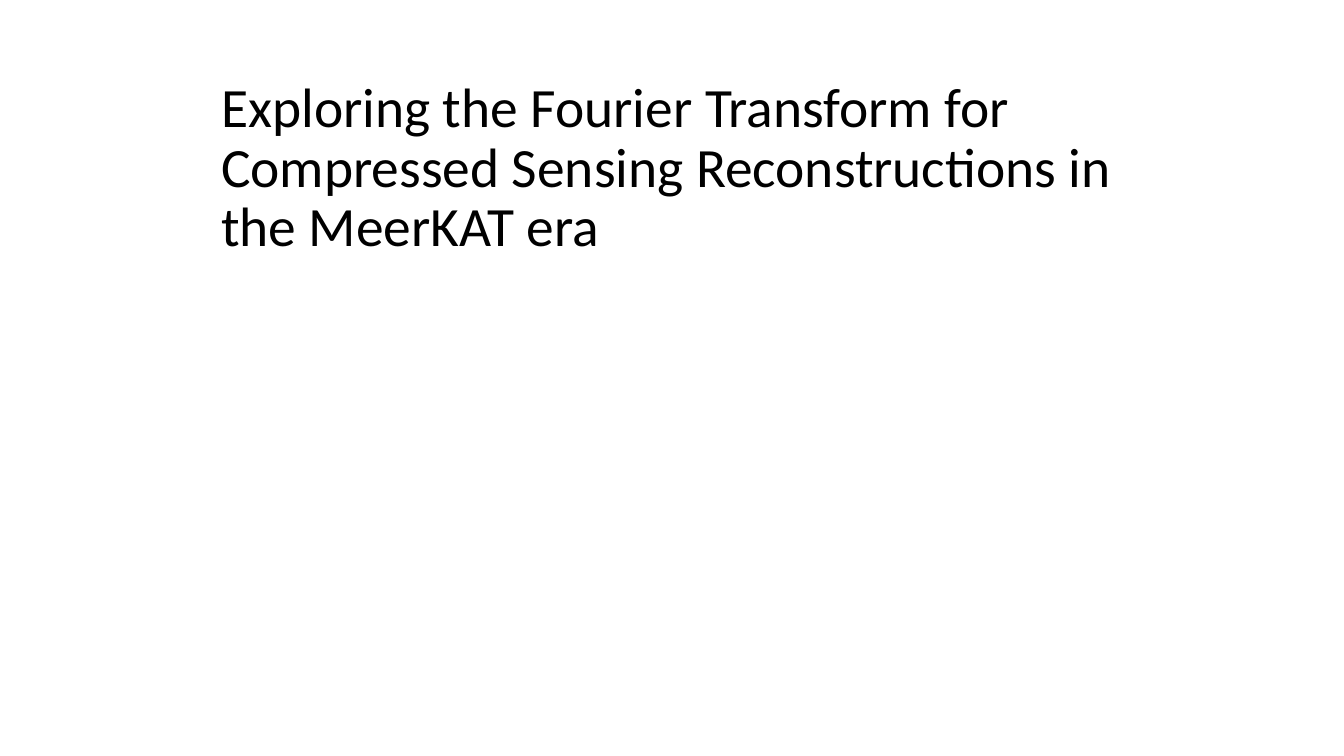
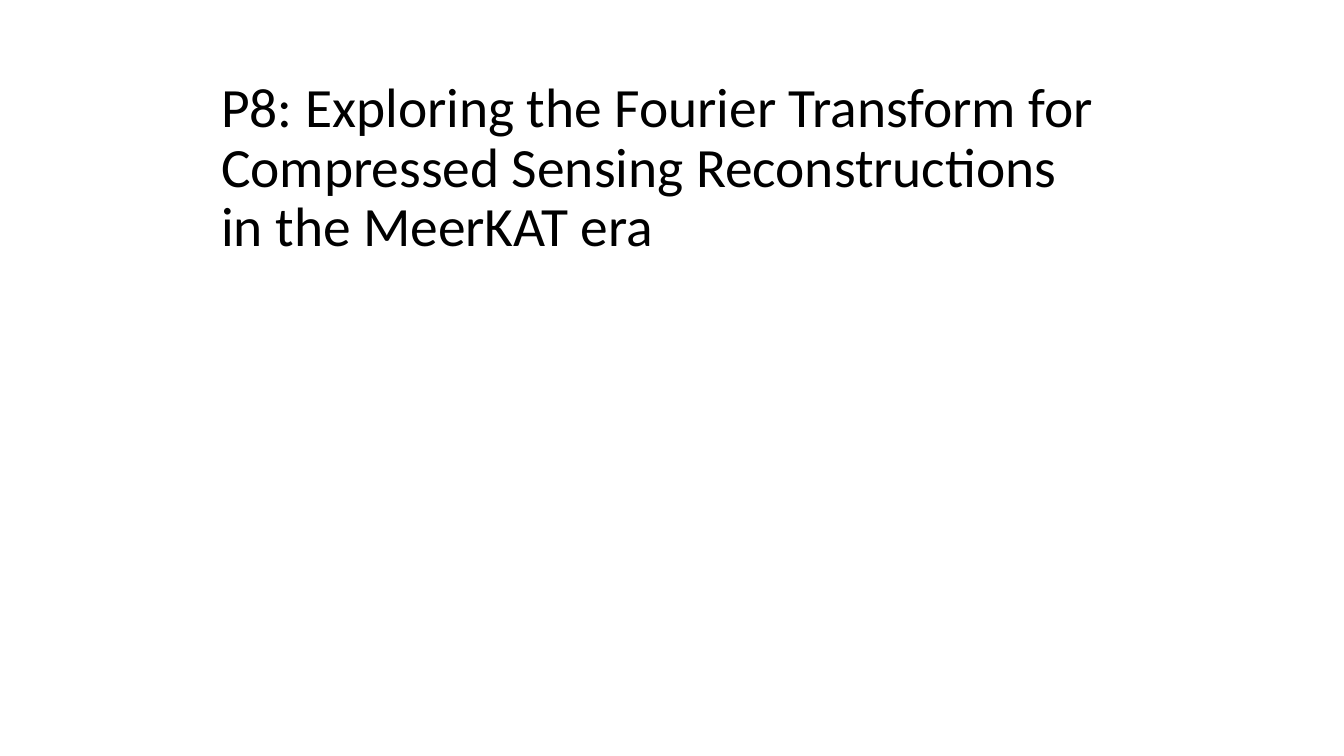
Before and after one commit to lord-blueberry/p8-doc, a slide deck: slide 1 of pp8.pptx. Drawn at 1344x756 pixels with LibreOffice and Linux fonts; fonts in the diff are those of the drawing; background and template pictures are left out. Boxes give left, top, right and bottom in pixels: in the first picture for what was removed or moved away, otherwise in the second. Text is boxed around its words. In the diff, an @@ line names an element or a change of style, - is before the commit and + after.

Commit message:
working on presentation

```diff
--- a/pp8.pptx
+++ b/pp8.pptx
@@ title at (221,88,1093,247): text changed @@
-Exploring the Fourier Transform for
-Compressed Sensing Reconstructions in the MeerKAT era
+P8: Exploring the Fourier Transform for
+Compressed Sensing Reconstructions
+in the MeerKAT era
```
Also in this commit, not shown: 12 other slides changed, 10 slides added, 12 slides removed, 1 other file.
